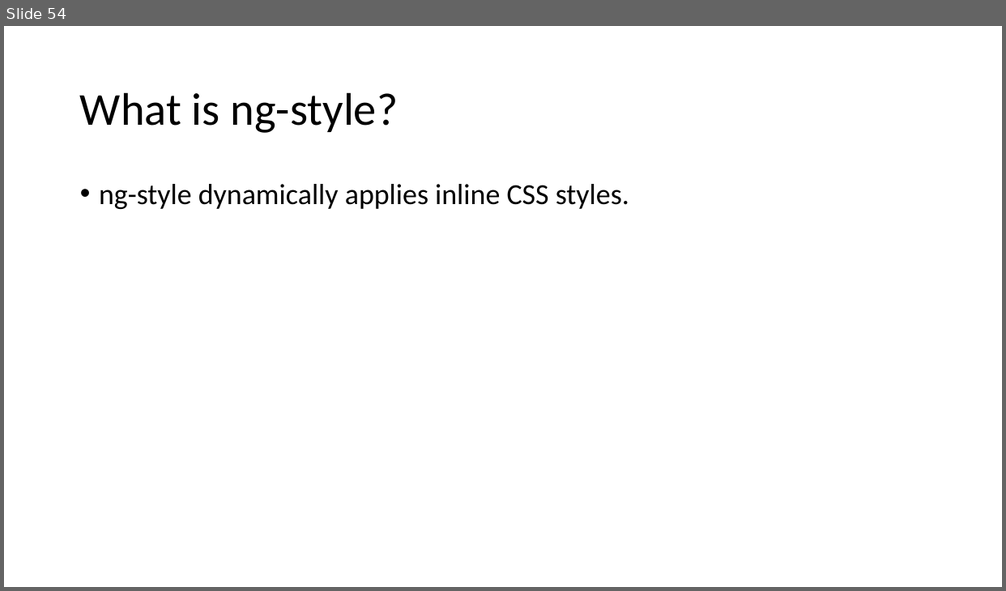
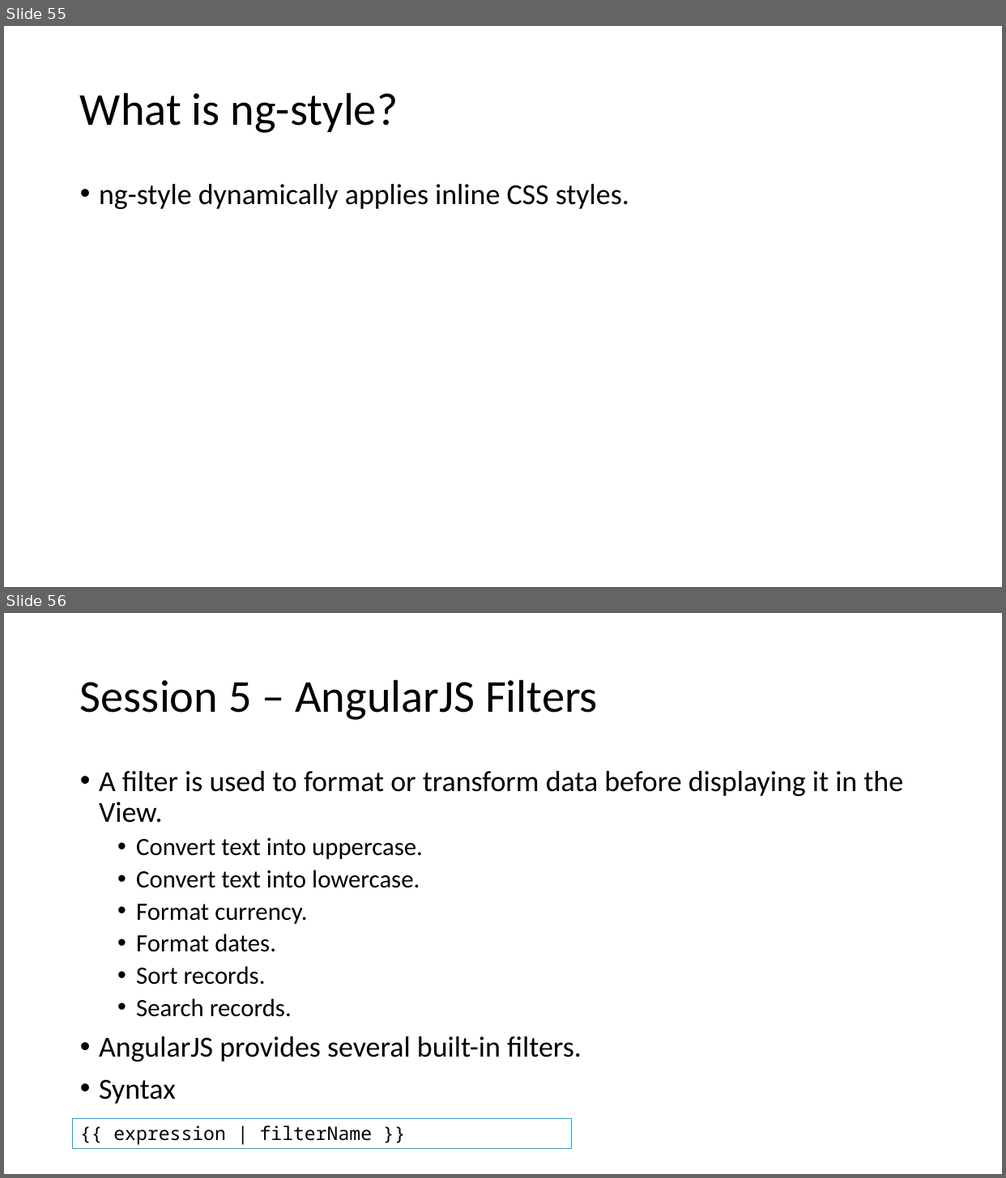
Before and after one commit to vivek-gohil/MIT, a slide deck: Angular JS.pptx. Shown one above the other, each under a label of ours: slide 54 before the commit, slides 55 and 56 after it. The pictures are 1006x591 and 1006x1178 pixels, drawn with LibreOffice and Linux fonts; fonts in the diff are those of the drawing. Boxes give left, top, right and bottom in pixels: in the first picture for what was removed or moved away, otherwise in the second. Text is boxed around its words. In the diff, an @@ line names an element or a change of style, - is before the commit and + after.

```diff
--- a/Angular JS.pptx
+++ b/Angular JS.pptx
@@ slide 56 added at (4,613,1002,1174), background #FFFFFF @@
@@ title added at (80,679,598,720), 44 pt, text #000000 @@
+Session 5 – AngularJS Filters
@@ text added at (99,771,903,1104), 28 pt, text #000000 @@
+• A filter is used to format or transform data before displaying it in the View.
+  • Convert text into uppercase.
+  • Convert text into lowercase.
+  • Format currency.
+  • Format dates.
+  • Sort records.
+  • Search records.
+• AngularJS provides several built-in filters.
+• Syntax
@@ rectangle added at (73,1119,572,1149), outline #00B0F0 0.75 pt, 18 pt, text #000000 @@
+{{ expression | filterName }}
@@ what was slide 54 is now slide 55 @@
```
Also in this commit, not shown: 1 slide changed, 9 other slides added.
